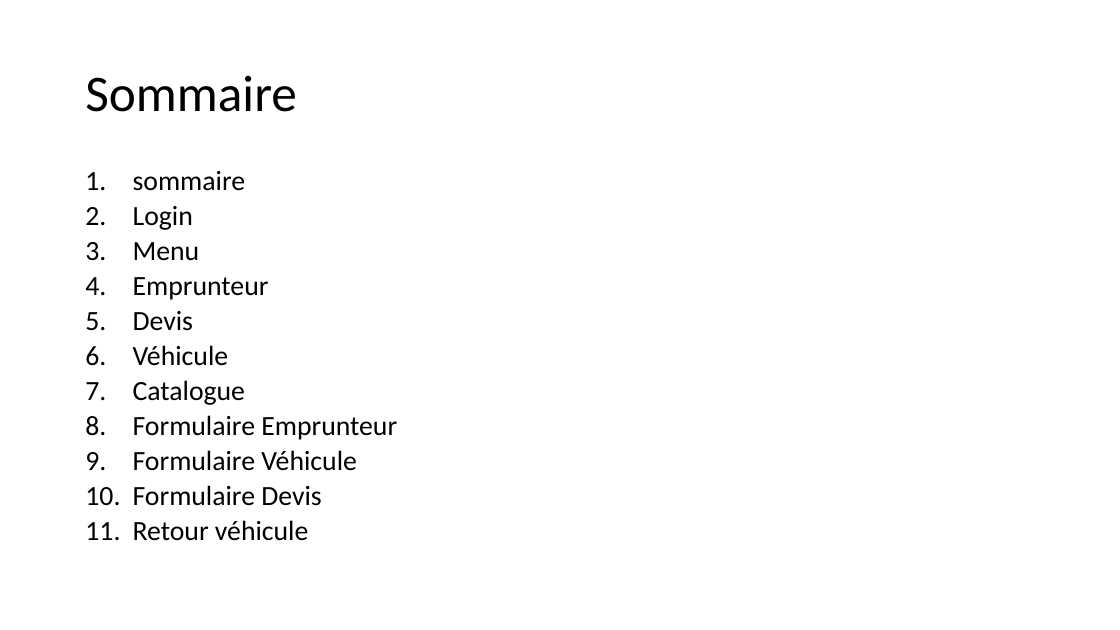
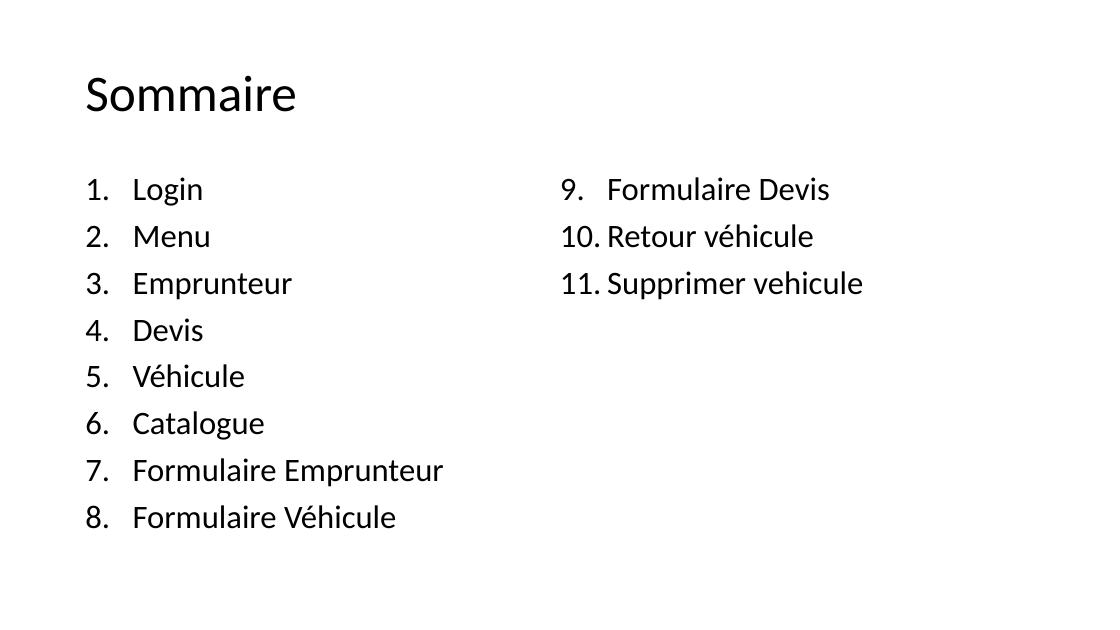
Before and after one commit to theaud/L3_project_java, a slide deck: slide 1 of src/Layout/Visuel_ecran.pptx. Drawn at 1120x630 pixels with LibreOffice and Linux fonts; fonts in the diff are those of the drawing. Boxes give left, top, right and bottom in pixels: in the first picture for what was removed or moved away, otherwise in the second. Text is boxed around its words. In the diff, an @@ line names an element or a change of style, - is before the commit and + after.

```diff
--- a/src/Layout/Visuel_ecran.pptx
+++ b/src/Layout/Visuel_ecran.pptx
@@ text "Login" at (133, 177, 863, 529): columns 1 to 2 @@
@@ text at (133, 171, 246, 191): paragraph removed @@
-1. sommaire
@@ text at (133, 177, 830, 529): size 23.8 to 28 pt in "Login", "Menu", "Emprunteur", "Devis" and 6 more places; line spacing 0.7 to 0.9 @@
@@ text at (607, 271, 863, 300): paragraph added @@
+11. Supprimer vehicule
```
Also in this commit, not shown: 1 slide added, 12 other files.
